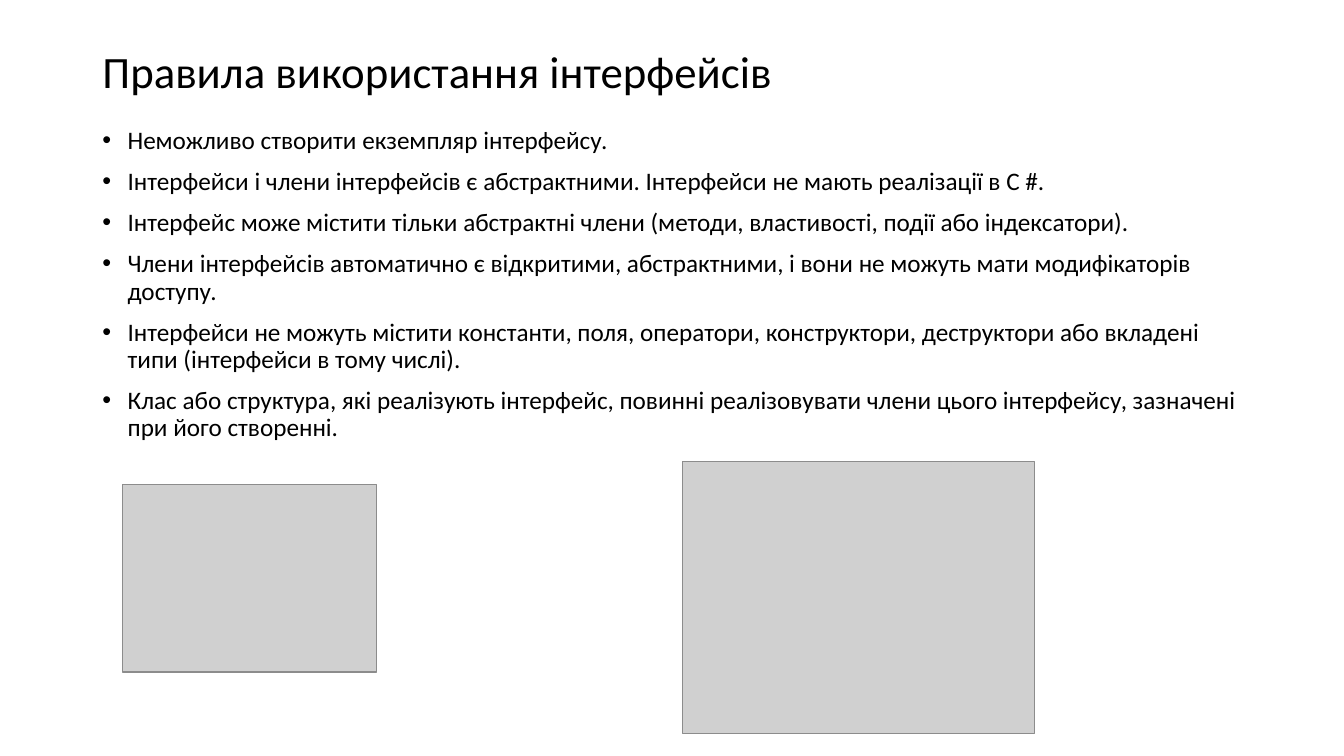
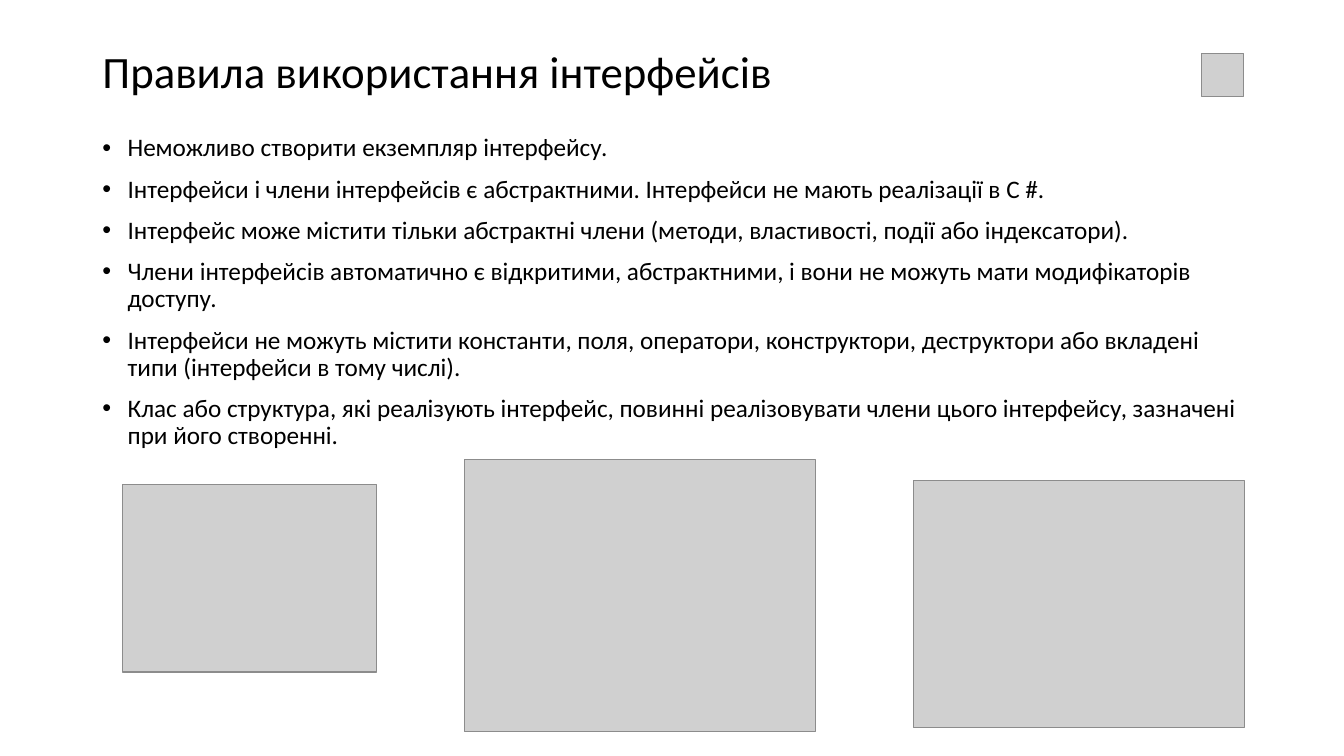
Before and after one commit to IT-Academy2020/Lesson_012_Abstractions, a slide deck: slide 8 of Lesson12.pptx. Drawn at 1344x756 pixels with LibreOffice and Linux fonts; fonts in the diff are those of the drawing; grey boxes stand for pictures. Boxes give left, top, right and bottom in pixels: in the first picture for what was removed or moved away, otherwise in the second. Text is boxed around its words. In the diff, an @@ line names an element or a change of style, - is before the commit and + after.

```diff
--- a/Lesson12.pptx
+++ b/Lesson12.pptx
@@ picture added at box(1202, 53, 1244, 96) @@
@@ text "Неможливо створити екземпляр інтерфейсу.": place and size @@
-text "Неможливо створити екземпляр інтерфейсу." at box(128, 131, 1235, 440)
+text "Неможливо створити екземпляр інтерфейсу." at box(128, 138, 1235, 448)
@@ picture: place and size @@
-picture at box(684, 462, 1034, 734)
+picture at box(464, 460, 815, 732)
@@ picture added at box(913, 481, 1244, 729) @@
```
Also in this commit, not shown: 9 other slides changed, 1 slide added.
